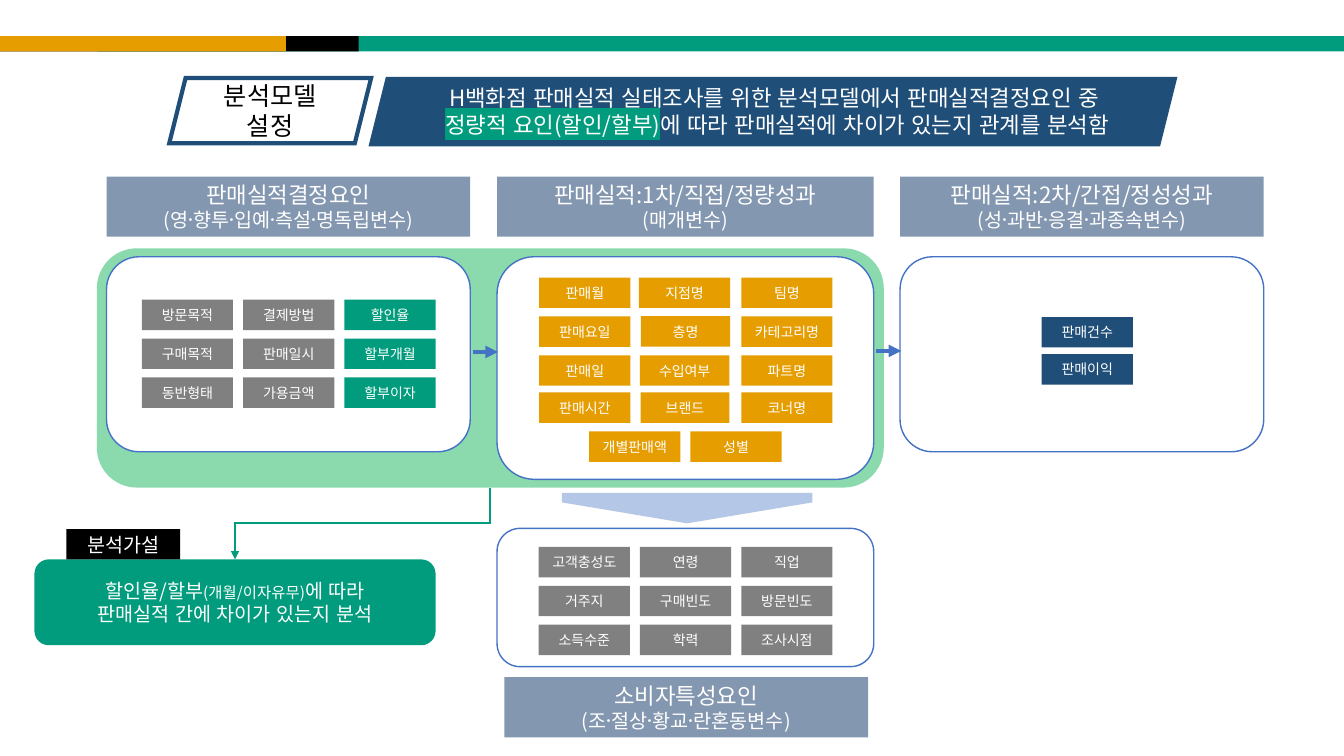
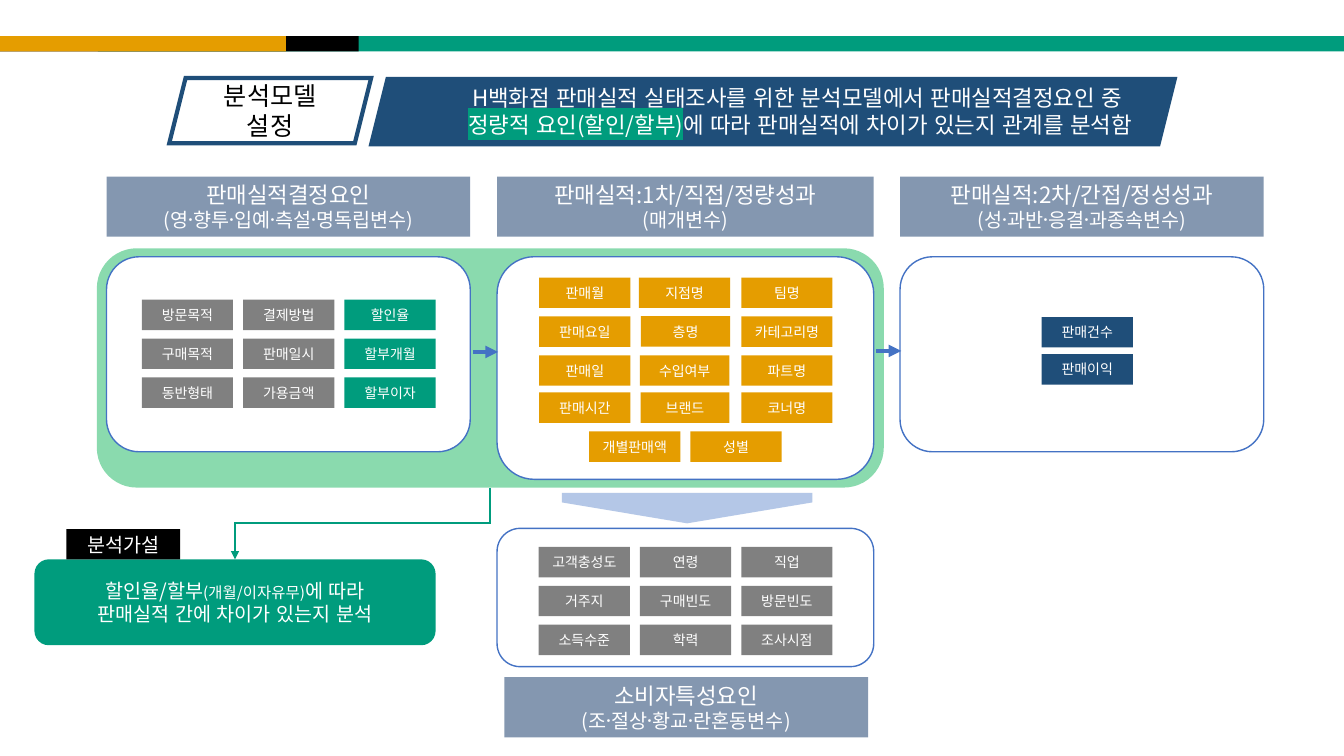
Before and after one commit to horaeng1/Asiae_AI, a slide deck: slide 7 of 1_Code/4_kim/R/BA_Project.pptx. Drawn at 1344x756 pixels with LibreOffice and Linux fonts; fonts in the diff are those of the drawing. Boxes give left, top, right and bottom in pixels: in the first picture for what was removed or moved away, otherwise in the second. Text is boxed around its words. In the diff, an @@ line names an element or a change of style, - is before the commit and + after.

```diff
--- a/1_Code/4_kim/R/BA_Project.pptx
+++ b/1_Code/4_kim/R/BA_Project.pptx
@@ text "H백화점 판매실적 실태조사를 위한 분석모델에서 ..." moved from (x1=445, y1=87, x2=1109, y2=139) to (x1=468, y1=87, x2=1132, y2=139) @@
```
Also in this commit, not shown: 16 other slides changed, 17 slides added.
